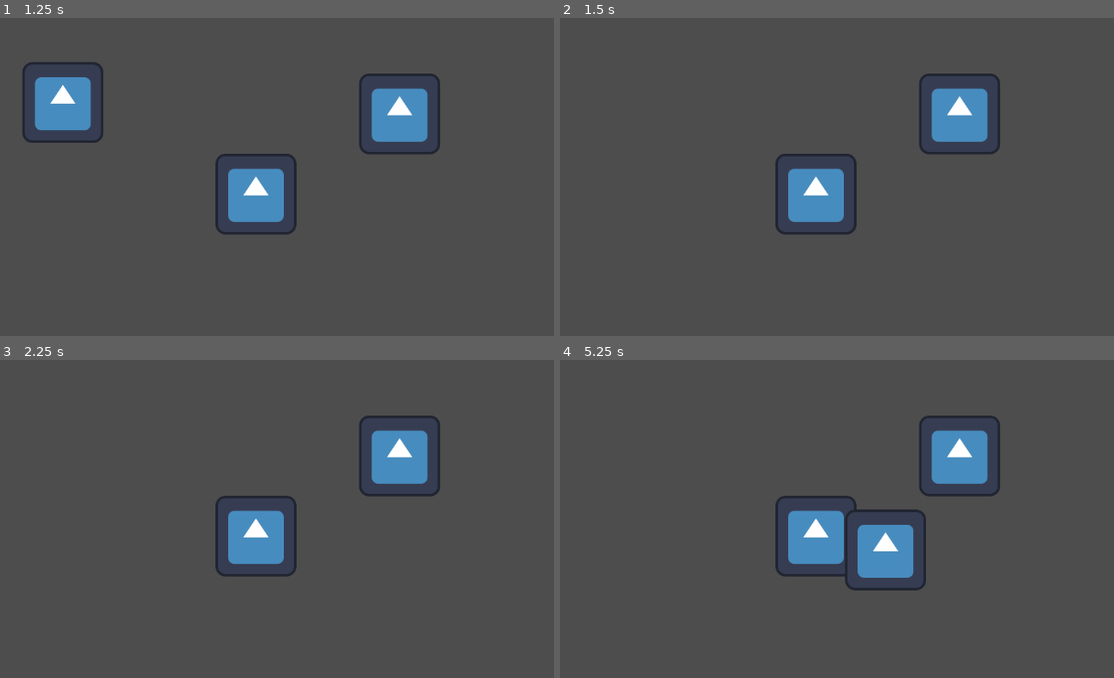
Above: before the commit, frames 1-4 (two rows, left to right).
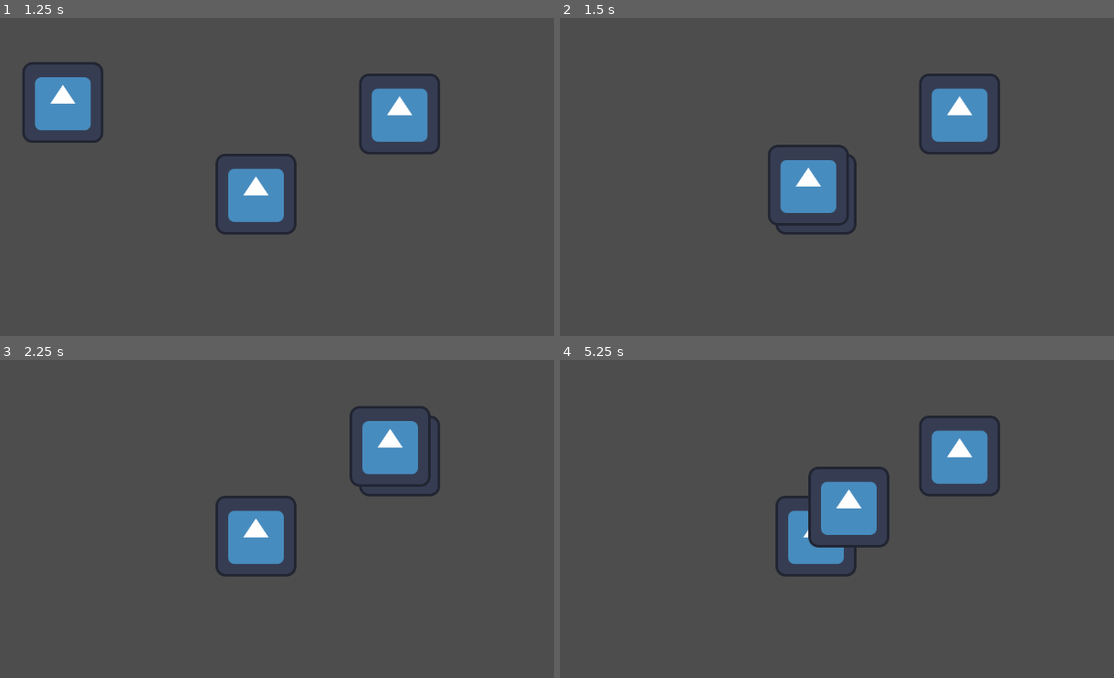
Above: after the commit, the same moments.

Repository: Shuflduf/Flow-Chart
Game: Godot game, scene res://scenes/main.tscn
The game is run twice, just before and just after one commit, with the same random seed, the same clock (stepped at 60 frames per second) and the same inputs. The engine's default icon, where the game draws it, is replaced by a stand-in: a white triangle on a blue panel in a dark square.
Inputs (mouse positions are in pixels of both pictures, inside the frame that each line leads up to):
- Up to frame 1 (1.25 s): tap Enter at 0.5 s; move the mouse to (60, 103) at 0.52 s; press the mouse at (60, 103) at 0.53 s
- Up to frame 2 (1.5 s): tap Space at 1.25 s; move the mouse to (814, 192) at 1.27 s; release the mouse at (814, 192) at 1.28 s; click (814, 192) at 1.35 s
- Up to frame 3 (2.25 s): tap Enter at 2 s; move the mouse to (398, 455) at 2.02 s; press the mouse at (398, 455) at 2.03 s
- Up to frame 4 (5.25 s): tap Space at 2.75, 4.25 s; move the mouse to (814, 630) at 2.77 s; release the mouse at (814, 630) at 2.78 s; click (814, 630) at 2.85 s; tap Enter at 3.5 s; move the mouse to (1069, 611) at 3.52 s; press the mouse at (1069, 611) at 3.53 s; move the mouse to (632, 487) at 4.27 s; release the mouse at (632, 487) at 4.28 s; click (632, 487) at 4.35 s; move the mouse to (886, 550) at 5.02 s; press the mouse at (886, 550) at 5.03 s

Frame 1 is identical in both runs. In frame 2, 1.8% of the frame differs, in the area x 37-53%, y 39-66%; in frame 3, 2.0%; in frame 4, 4.0%, in the area x 44-67%, y 33-73%.

Commit message:
grids
full support for changing the resolution

Diff:
--- /dev/null
+++ b/resources/default_settings.tres
@@ -0,0 +1,9 @@
+[gd_resource type="Resource" script_class="Settings" load_steps=2 format=3 uid="uid://dyhxvbrrxt2yi"]
+
+[ext_resource type="Script" path="res://scripts/settings.gd" id="1_sd5p4"]
+
+[resource]
+script = ExtResource("1_sd5p4")
+grid = true
+mouse_margin = 10.0
+grid_resolution = 32
--- a/scripts/global.gd
+++ b/scripts/global.gd
@@ -4,6 +4,8 @@
 var node_count := 0
 var whos_on_top: Array[FlowChartNode]
 var nodes_indicies: Array[int]
+
+@export var settings: Settings = preload("res://resources/default_settings.tres")
 
 func verify_on_top():
 	await get_tree().process_frame
--- a/scripts/main.gd
+++ b/scripts/main.gd
@@ -1,8 +1,15 @@
 extends Node2D
+
+var actual_pos : Vector2
+var grid_pos : Vector2i
 
 func _process(_delta):
 	if Global.active_node != null:
-		Global.active_node.global_position = get_local_mouse_position() + Global.active_node.local_mouse_offset
+		actual_pos = get_local_mouse_position() + Global.active_node.local_mouse_offset
+		if !Global.settings.grid:
+			Global.active_node.global_position = actual_pos
+		else:
+			move_grid()
 
 func _ready():
 	for child in get_children():
@@ -11,7 +18,6 @@
 			child.picked_up.connect(move_all_nodes_down)
 			Global.node_count += 1
 			Global.nodes_indicies.push_front(child.z_index)
-	#print(Global.nodes_indicies)
 
 func move_all_nodes_down():
 	Global.nodes_indicies.clear()
@@ -19,3 +25,7 @@
 		if child is FlowChartNode:
 			Global.nodes_indicies.push_front(child.z_index)
 			child.move_down()
+
+func move_grid():
+	grid_pos = actual_pos / Global.settings.grid_resolution
+	Global.active_node.global_position = grid_pos * Global.settings.grid_resolution
--- a/scripts/node.gd
+++ b/scripts/node.gd
@@ -12,10 +12,7 @@
 		var moving := false
 		while !moving and holding_down():
 			await get_tree().process_frame
-			moving = (local_mouse_offset + get_local_mouse_position()).length() > 10
-			#dist_total = event.position - global_position
-			print(moving)
-		#event
+			moving = (local_mouse_offset + get_local_mouse_position()).length() > Global.settings.mouse_margin
 		pickup()
 
 	if event.is_action_released("mouse_left"):
--- /dev/null
+++ b/scripts/settings.gd
@@ -0,0 +1,6 @@
+class_name Settings
+extends Resource
+
+@export var grid: bool
+@export var mouse_margin := 10.0
+@export var grid_resolution := 25
